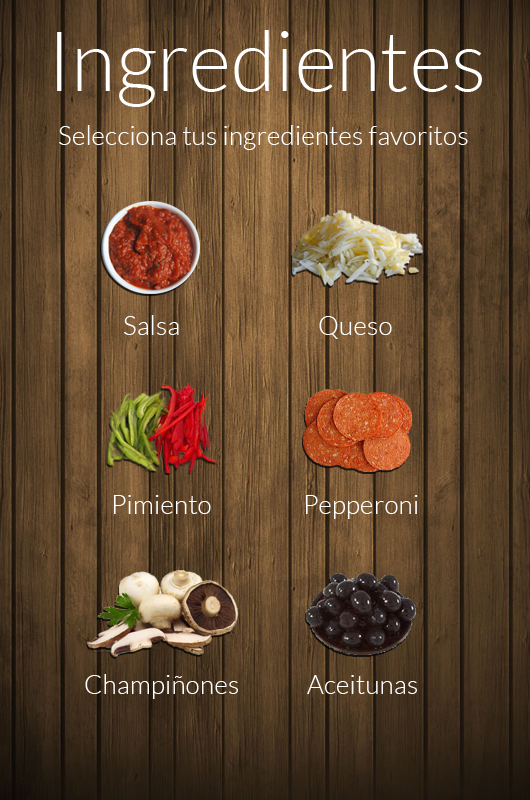
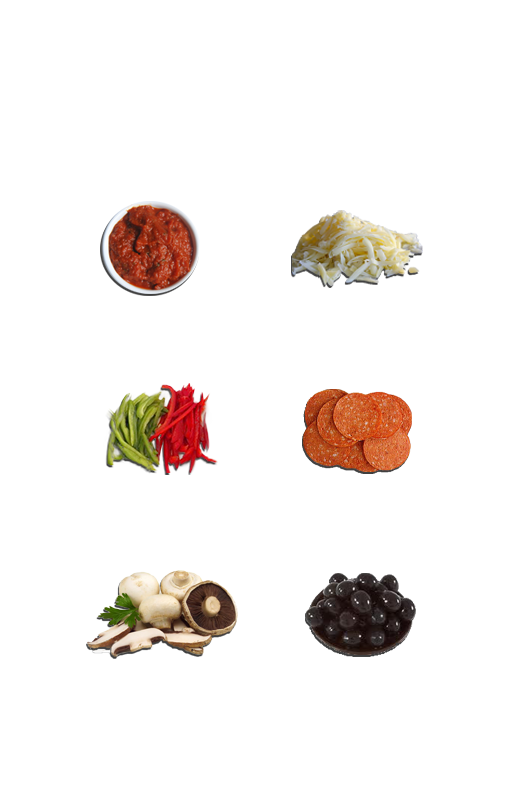
The second w=530, h=800 image is a revision of the first. Changes to its layers:
hid "Layer 1" over 0, 0, 530, 800
